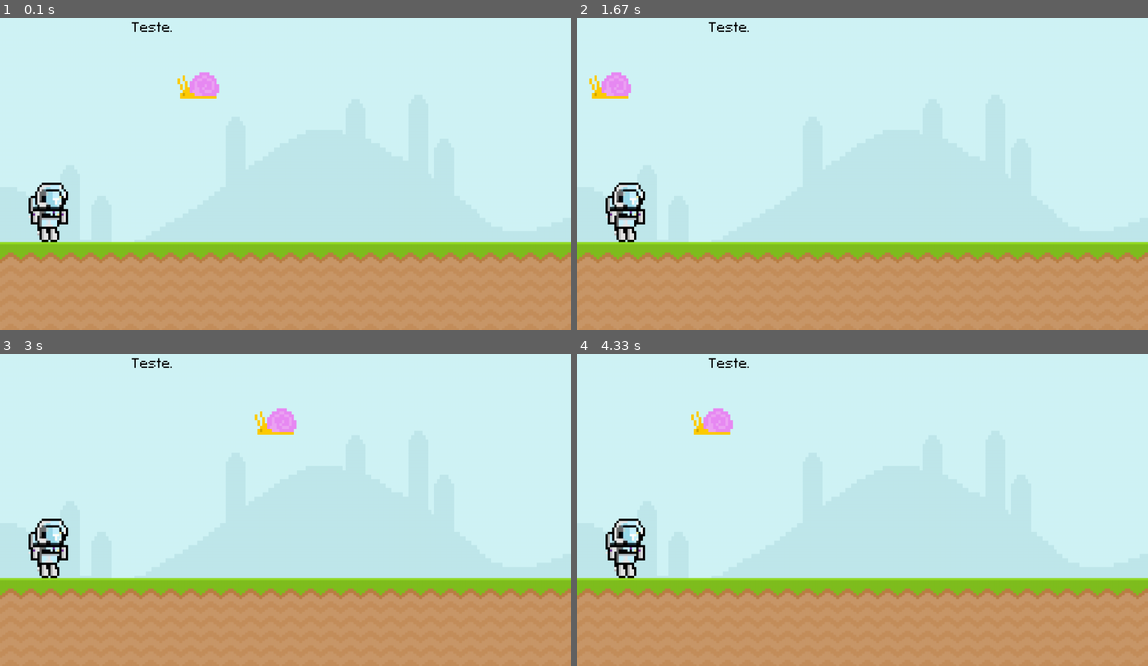
Above: before the commit, frames 1-4 (two rows, left to right).
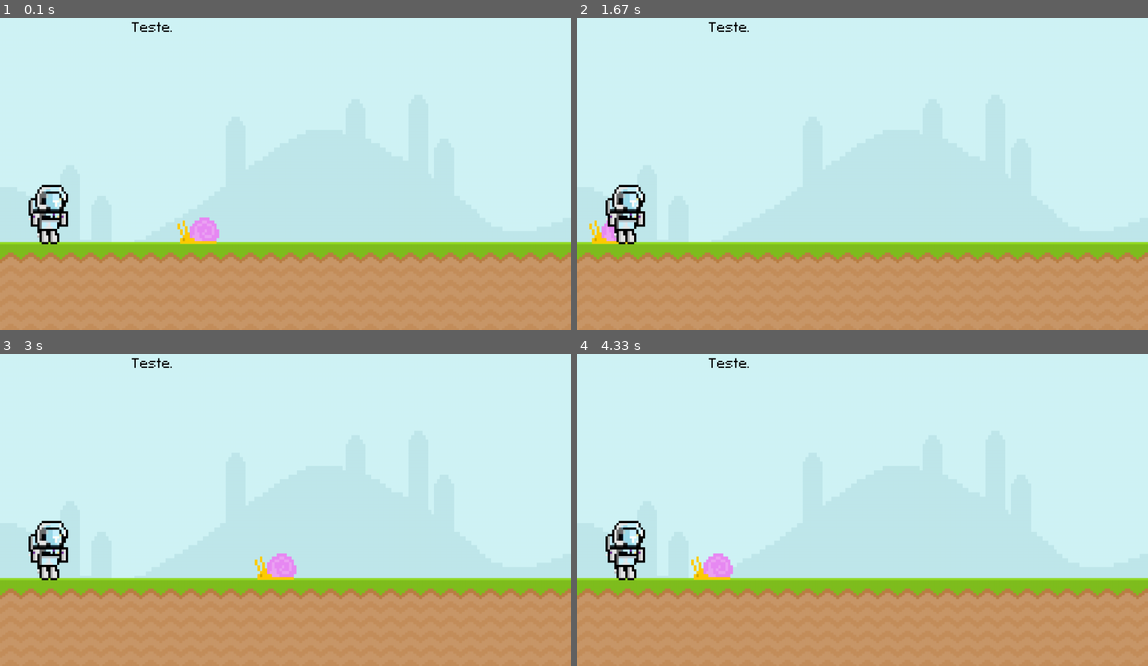
Above: after the commit, the same moments.

Repository: Guiabg/Pygame
Game: pygame game, started from Pygame-main/Game/sambanalua.py
Two runs of this game, one before a commit and one after it. Both use one fixed random seed, a clock stepped at 60 frames per second and the inputs below.
Inputs:
- Up to frame 1 (0.1 s): no input
- Up to frame 2 (1.67 s): no input
- Up to frame 3 (3 s): no input
- Up to frame 4 (4.33 s): no input

The runs differ from the first frame. In frame 1, 1.6% of the frame differs, in the area x 5-39%, y 17-73%; in frame 2, 1.3%; in frame 3, 1.6%; in frame 4, 1.6%.

Commit message:
Posições consertadas

Diff:
--- a/Pygame-main/Game/sambanalua.py
+++ b/Pygame-main/Game/sambanalua.py
@@ -27,8 +27,8 @@
 
 #Posições
 snail_x_pos = 600
-snail_rectangle = snail_surface.get_rect(bottomright = (500,200))
-player_rectangle = player_surface.get_rect(midbottom = (100,200))
+snail_rectangle = snail_surface.get_rect(bottomright = (500,530))
+player_rectangle = player_surface.get_rect(midbottom = (100,205))
 
 
 while True:
